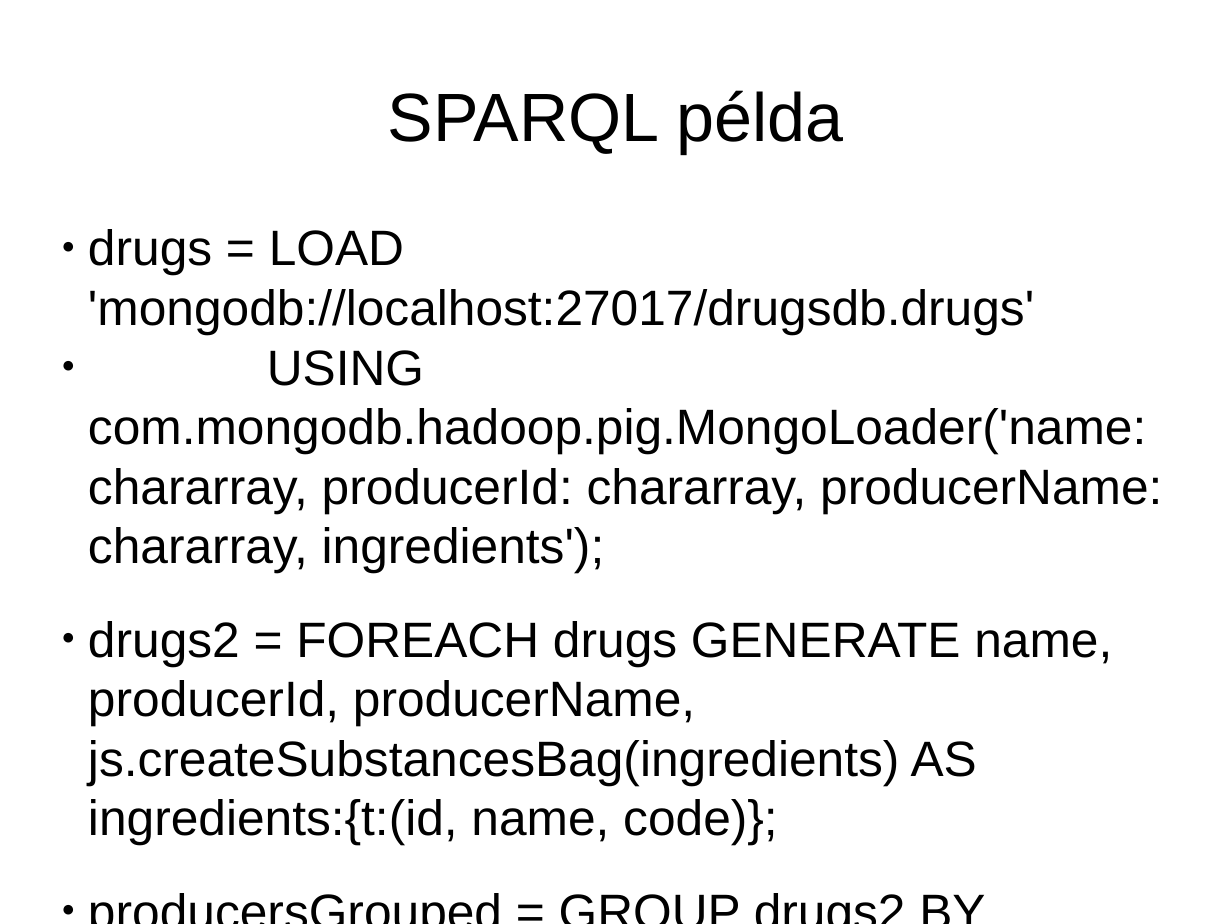
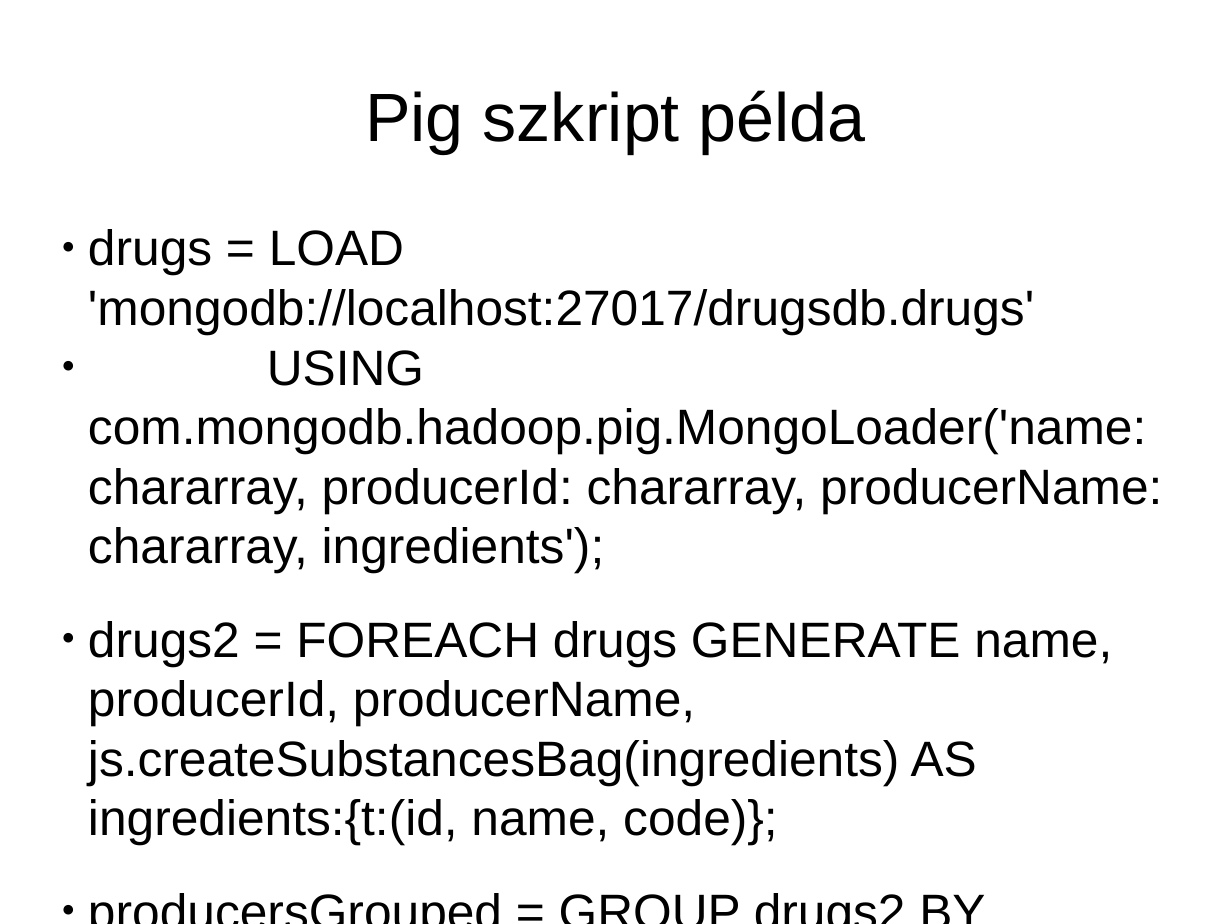
Before and after one commit to Zoliqa/drugsdb, a slide deck: slide 8 of docs/thesis/Orvosi szövegértelmező rendszer - bemutató.pptx (slide 9 before the commit). Drawn at 1232x924 pixels with LibreOffice and Linux fonts; fonts in the diff are those of the drawing. Boxes give left, top, right and bottom in pixels: in the first picture for what was removed or moved away, otherwise in the second. Text is boxed around its words. In the diff, an @@ line names an element or a change of style, - is before the commit and + after.

Commit message:
edited presentation

```diff
--- a/docs/thesis/Orvosi szövegértelmező rendszer - bemutató.pptx
+++ b/docs/thesis/Orvosi szövegértelmező rendszer - bemutató.pptx
@@ text at <box>365,90,866,153</box>: text changed @@
-SPARQL példa
+Pig szkript példa
```
Also in this commit, not shown: 1 slide added, 1 other file.
